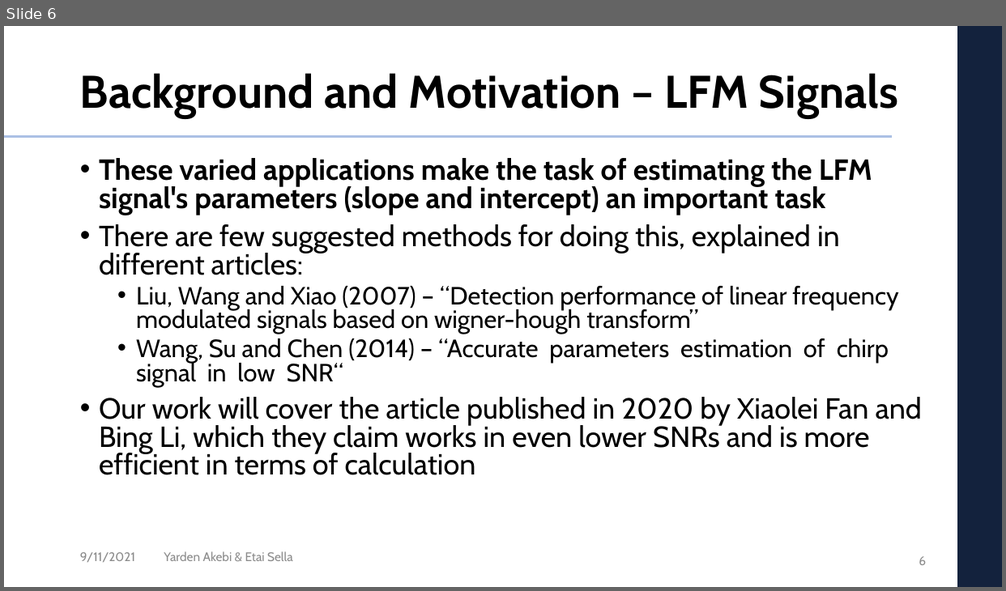
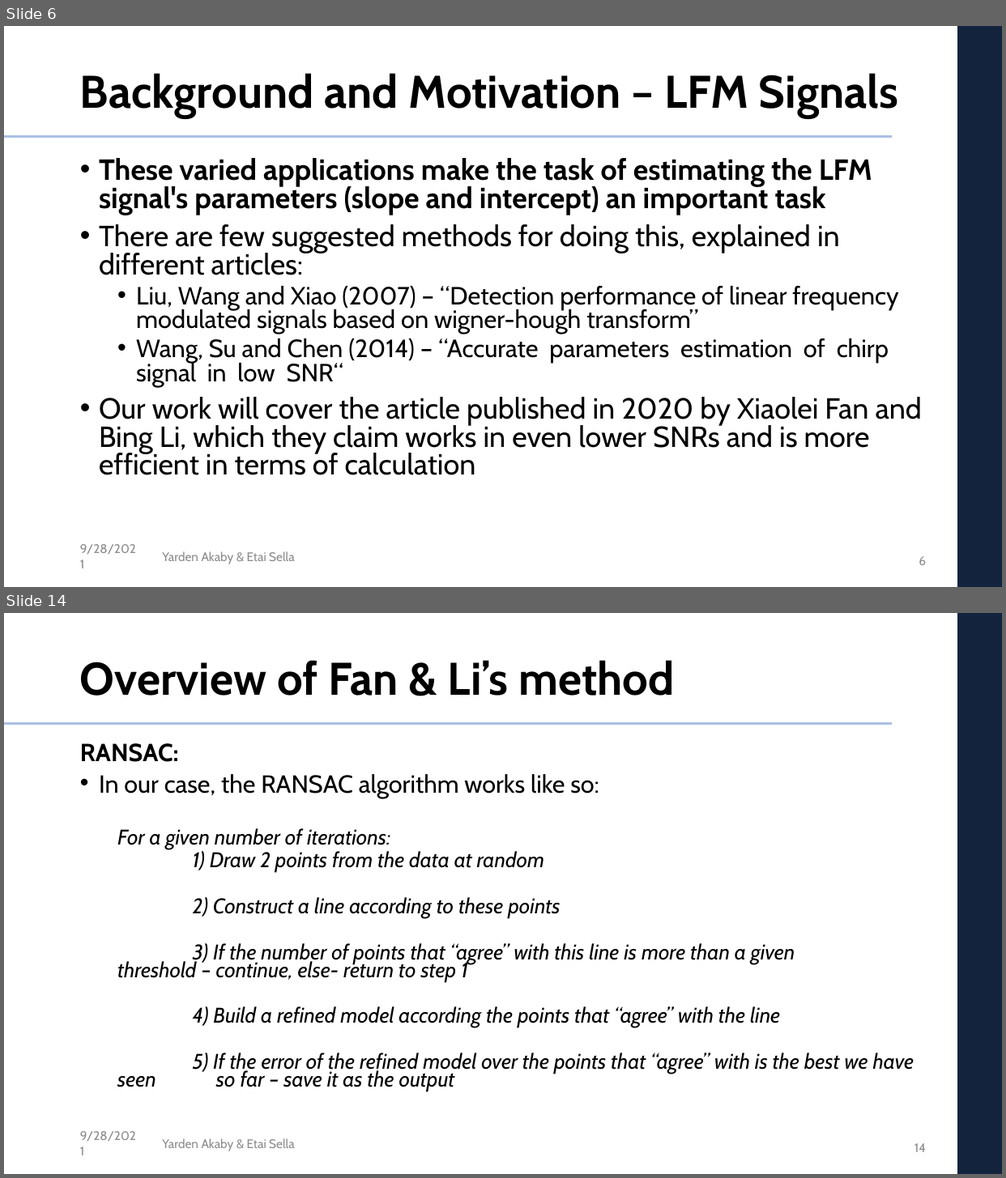
Before and after one commit to etaisella/multi_dim_DSP_final_project, a slide deck: presentation/DSP_project_presentation.pptx. Shown one above the other, each under a label of ours: slide 6 before the commit, slides 6 and 14 after it; the slides between them are not shown. The pictures are 1006x591 and 1006x1178 pixels, drawn with LibreOffice and Linux fonts; fonts in the diff are those of the drawing; background and template pictures are left out. Boxes give left, top, right and bottom in pixels: in the first picture for what was removed or moved away, otherwise in the second. Text is boxed around its words. In the diff, an @@ line names an element or a change of style, - is before the commit and + after.

```diff
--- a/presentation/DSP_project_presentation.pptx
+++ b/presentation/DSP_project_presentation.pptx
@@ slide 14 added at bbox=[4, 613, 1002, 1174], background #FFFFFF; not listed: 3 template elements that a slide beside it also shows @@
@@ title added at bbox=[80, 660, 674, 696], 44 pt, text #000000, bold @@
+Overview of Fan & Li’s method
@@ text added at bbox=[80, 743, 914, 1092], 20.4 pt, text #000000, italic @@
+RANSAC:
+• In our case, the RANSAC algorithm works like so:
+  For a given number of iterations:
+  1) Draw 2 points from the data at random
+  2) Construct a line according to these points
+  3) If the number of points that “agree” with this line is more than a given threshold – continue, else- return to step 1
+  4) Build a refined model according the points that “agree” with the line
+  5) If the error of the refined model over the points that “agree” with is the best we have seen so far – save it as the output
@@ text added at bbox=[80, 1131, 136, 1141], 12 pt, text #8C8C8C @@
+9/28/2021
@@ text added at bbox=[162, 1139, 294, 1152], 12 pt, text #8C8C8C @@
+Yarden Akaby & Etai Sella
@@ page number added at bbox=[914, 1144, 926, 1152], 12 pt, text #8C8C8C @@
+14
@@ slide 6 changed as well @@
@@ text at bbox=[80, 544, 136, 554]: text changed @@
-9/11/2021
+9/28/2021
@@ text at bbox=[162, 552, 294, 565]: text changed @@
-Yarden Akebi & Etai Sella
+Yarden Akaby & Etai Sella
```
Also in this commit, not shown: 5 other slides changed, 21 other slides added.
